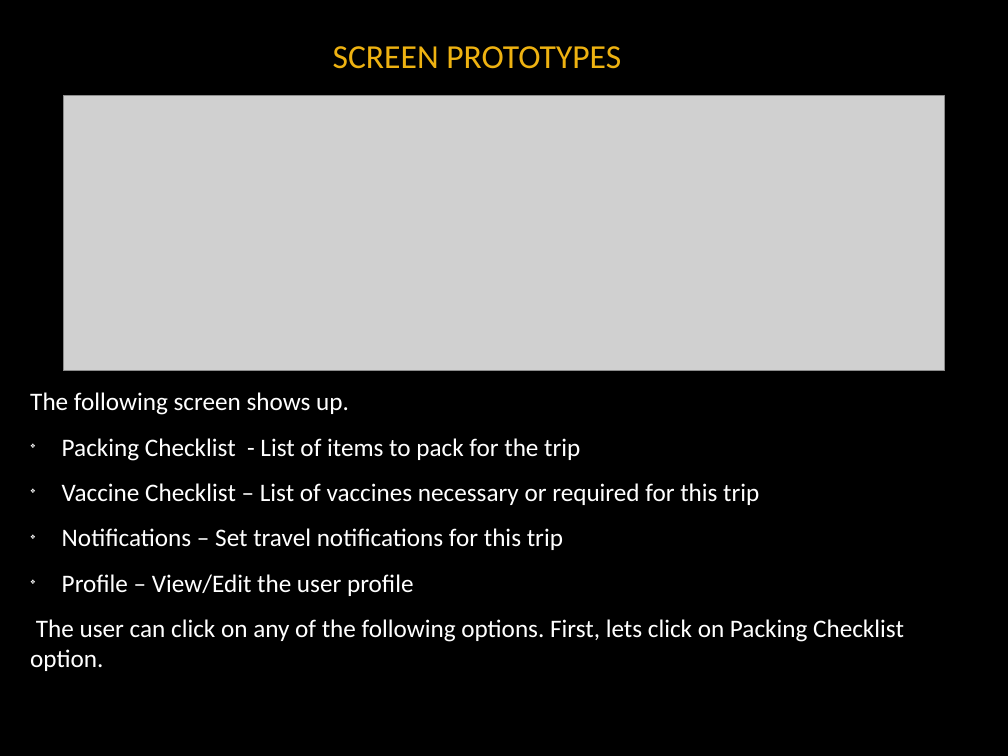
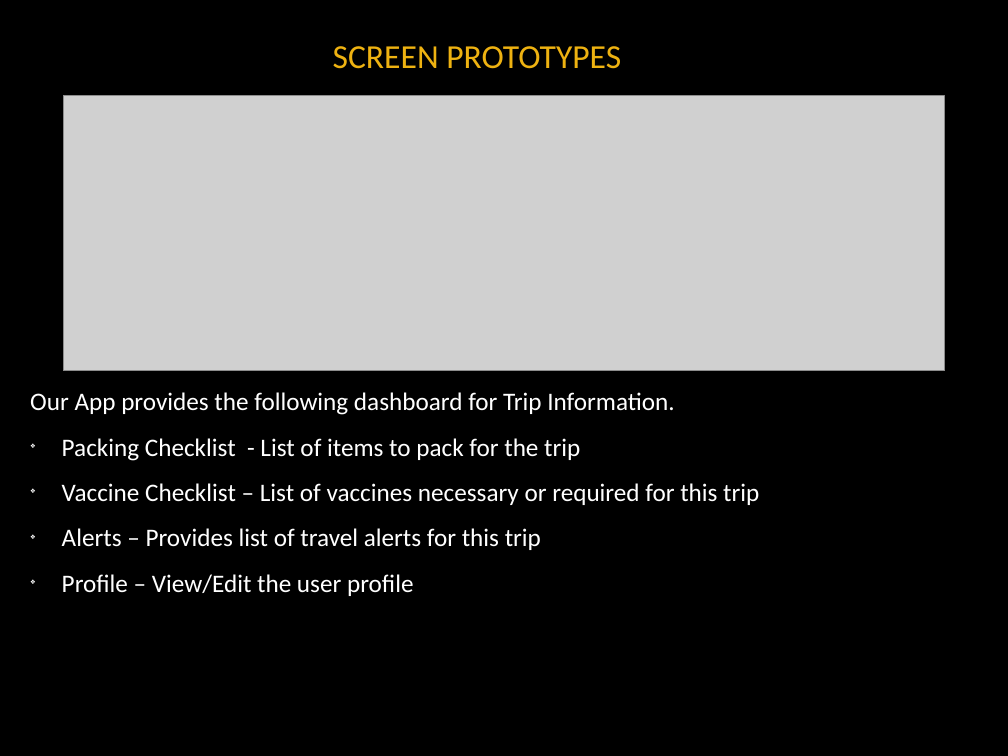
Before and after one commit to noanadler/RockStars, a slide deck: slide 8 of Deliverable3/Presentation/Rock_Stars_Presentation.pptx (slide 9 before the commit). Drawn at 1008x756 pixels with LibreOffice and Linux fonts; fonts in the diff are those of the drawing; grey boxes stand for pictures; background and template pictures are left out. Boxes give left, top, right and bottom in pixels: in the first picture for what was removed or moved away, otherwise in the second. Text is boxed around its words. In the diff, an @@ line names an element or a change of style, - is before the commit and + after.

```diff
--- a/Deliverable3/Presentation/Rock_Stars_Presentation.pptx
+++ b/Deliverable3/Presentation/Rock_Stars_Presentation.pptx
@@ text at (30, 392, 674, 415): text changed @@
-The following screen shows up.
+Our App provides the following dashboard for Trip Information.
@@ text at (62, 528, 541, 550): text changed @@
-❖ Notifications – Set travel notifications for this trip
+❖ Alerts – Provides list of travel alerts for this trip
@@ text at (30, 619, 904, 671): paragraph removed @@
-The user can click on any of the following options. First, lets click on Packing Checklist option.
```
Also in this commit, not shown: 7 other slides changed, 1 slide added, 4 slides removed.
